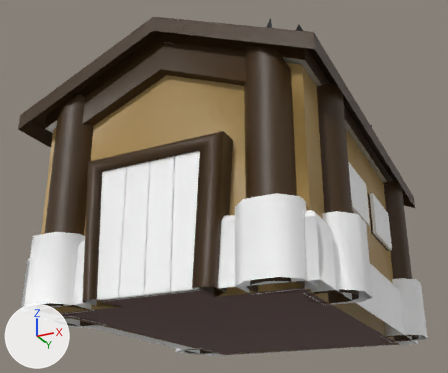
The FBX model Fortrest/Assets/Team/Jayden/HomeBase/SK_PlayerHouse_FirstStage.fbx as it was, and as the next commit left it.
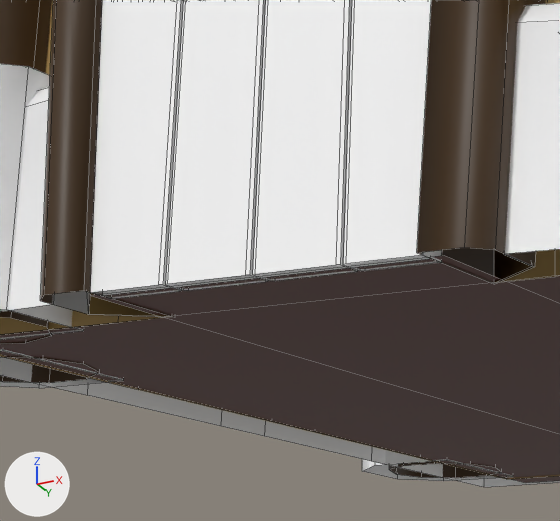
Each version appears first whole from a camera (50 mm lens) standing at (6.16, -13.61, -2.34) and looking at (-0.44, -0.41, 3.6), and next in a close-up on the part from 16% to 52% of the width and 57% to 98% of the height. The lights are fixed; the arrows at lower left show +X, +Y and +Z. The close-ups show mesh edges as thin lines. Where no turn or scale is listed for an object, it has been applied to the vertices. Vertices at the same position are counted once.

Names of what the first close-up shows: 'SK_PlayerHouse_FirstStage'.
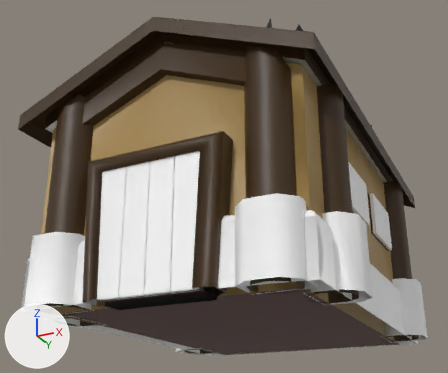
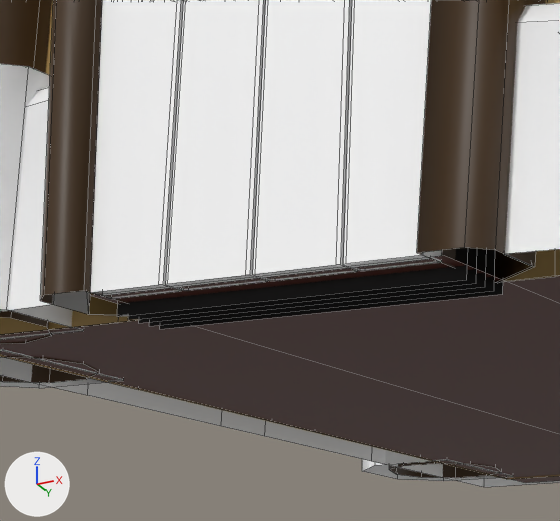
Pixel boxes [x1, y1, x2, y2] of what changed, in the close-ups (560 x 521 px):
part 1 of me_scene_068, added (black)
    after: [117, 247, 503, 329]

The change, as a list of edits to the scene's bpy script:
```text
Add mat_mat_blackout:
    mat_mat_blackout = principled_material('Mat_Blackout')
    mat_mat_blackout.base_color = (0.00808, 0.00808, 0.00808)  # black #161616
Change me_scene_068:
    used by ob_sk_playerhouse_firststage; location = (0.0, 0.0, 0.0)
    verts and faces of me_scene_068; kept vertices keep their numbers, new ones are numbered from 1404
    remove me_scene_068.from_pydata(...)  # 1404 vertices, 1056 faces; spans x -3.56..3.56, y -4.61..4.6, z 0.0..6.43
    add me_scene_068.from_pydata(...)  # 1424 vertices, 1061 faces; spans x -3.56..3.56, y -4.61..4.6, z -0.07..6.43
    me_scene_068 part 1
    add verts[1404] = (-1.17, -4.13, 2.63)
    add verts[1405] = (-1.17, -4.03, 2.63)
    add verts[1406] = (-1.17, -3.93, 2.63)
    add verts[1407] = (-1.17, -3.83, 2.63)
    add verts[1408] = (-1.17, -3.73, 2.63)
    add for new, old in zip([*range(1409, 1414)], [*range(1404, 1409)]): verts[new] = verts[old] + (0.08, 0.0, -2.7)
    add for new, old in zip([*range(1414, 1419)], [*range(1409, 1414)]): verts[new] = verts[old] + (2.18, 0.0, 0.0)
    add for new, old in zip([*range(1419, 1424)], [*range(1414, 1419)]): verts[new] = verts[old] + (0.08, 0.0, 2.7)
    add faces += [(1404, 1409, 1414, 1419), (1405, 1410, 1415, 1420), (1406, 1411, 1416, 1421), (1407, 1412, 1417, 1422), (1408, 1413, 1418, 1423)]  # mat_mat_blackout (black #161616)
    add me_scene_068.materials.append(mat_mat_blackout)  # black #161616
```
